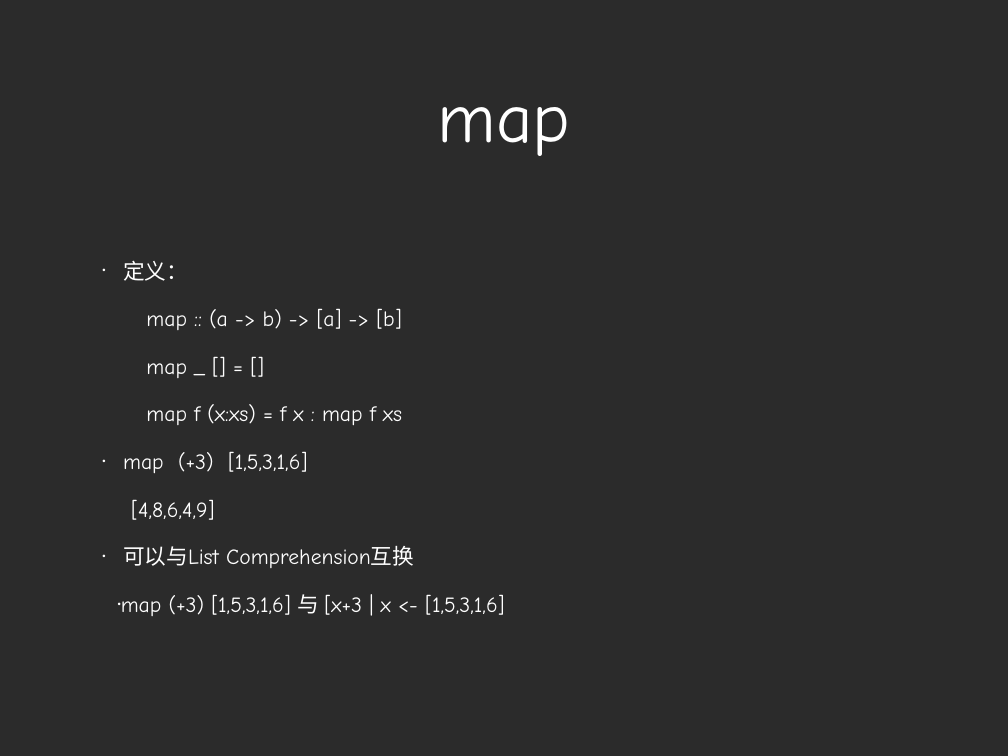
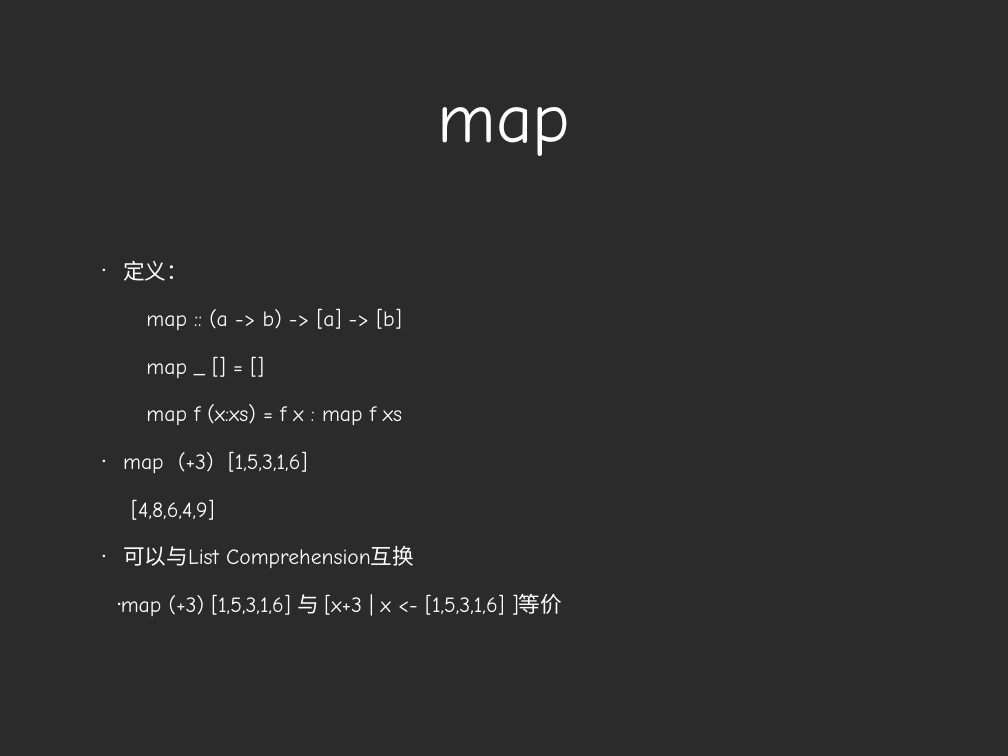
Before and after one commit to zhizhuwang/codekata, a slide deck: slide 25 of haskell/Haskell Basics.ppt. Drawn at 1008x756 pixels with LibreOffice and Linux fonts; fonts in the diff are those of the drawing; background and template pictures are left out; a plain dark background stands for a picture behind light text. Boxes give left, top, right and bottom in pixels: in the first picture for what was removed or moved away, otherwise in the second. Text is boxed around its words. In the diff, an @@ line names an element or a change of style, - is before the commit and + after.

```diff
--- a/haskell/Haskell Basics.ppt
+++ b/haskell/Haskell Basics.ppt
@@ text at [121, 594, 562, 616]: text changed @@
-  • map (+3) [1,5,3,1,6] 与 [x+3 | x <- [1,5,3,1,6]
+  • map (+3) [1,5,3,1,6] 与 [x+3 | x <- [1,5,3,1,6] ]等价
```
Also in this commit, not shown: 3 other slides changed, 6 other files.
